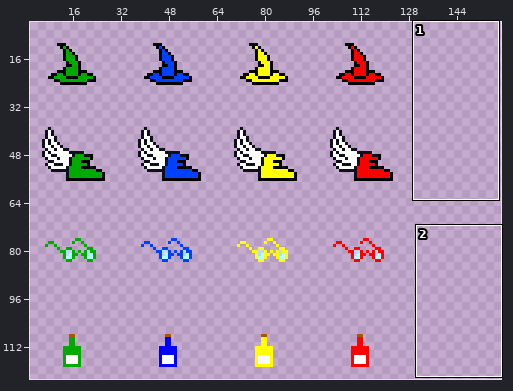
One commit to this sprite sheet: public/asset/Objets/morceaux.png. Above: a wide view before the commit, with the close-up outlined.
Close-up. The starting point:
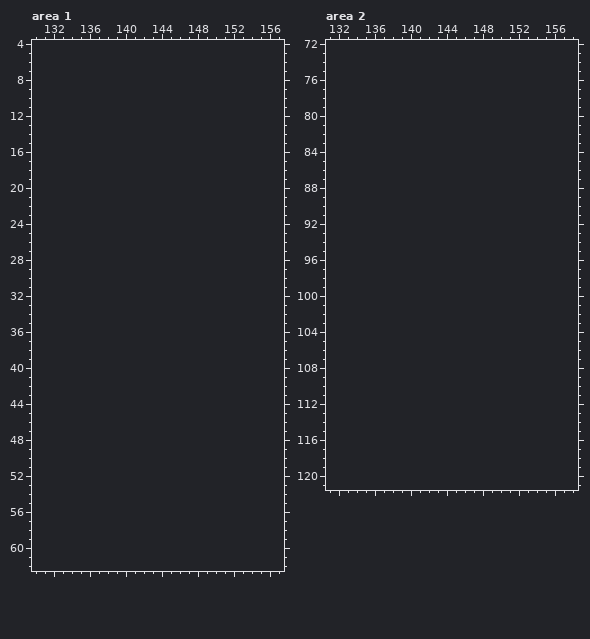
The file is 128x128 pixels. Shown: area 1: x 130..157, y 4..62; area 2: x 131..158, y 72..121. The old version is drawn lined up with the new one, on the new canvas. The wide view leaves out empty margins.
Palette (. is transparent): 
The result:
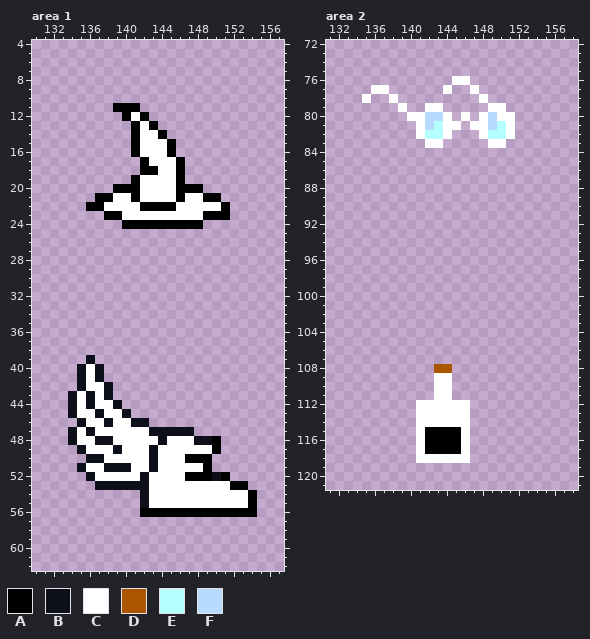
Colours new in this view: A #000000  B #0d0f1a  C #ffffff  D #aa5500  E #b6ffff  F #b6dbff
Diff:
canvas 128x128 -> 160x128
Changed rows in their new state; - is an unchanged pixel.
Area 1:
first column x 136:
11 ---AAA----------
12 ----ACA---------
13 -----ACA--------
14 -----ACCA-------
15 -----ACCCA------
16 -----ACCCA------
17 ------ACCCA-----
18 ------AACCA-----
19 -----ACCCCA-----
20 ---AAACCCCAAA---
21 -AACCACCCCACCAA-
22 AACCCCAAAACCCCCA
23 --AACCCCCCCCCAAA
24 ----AAAAAAAAA---
first column x 134:
39 --B------------------
40 -BCB-----------------
41 -BCB-----------------
42 -BCCB----------------
43 BCBCB----------------
44 BCBCCB---------------
45 BCCBCCB--------------
46 -BCCBCCBB------------
47 BCBCCCCCCBBBBB-------
48 BCCBBCCCCCBCCCBBA----
49 -BCCCBCCCBCCCCCCA----
50 --BBCCCCCBCCCAAA-----
51 -BCCBBBCCBCCCCCA-----
52 --BCCCCCBCCCCAAABA---
53 ---BBBBBBCCCCCCCCCAA-
54 --------BCCCCCCCCCCCA
55 --------BCCCCCCCCCCCA
56 --------AAAAAAAAAAAAA
Area 2:
first column x 135:
 76 ----------CC-----
 77 -CC------C--C----
 78 C--C---------C---
 79 ----C--CC-----CC-
 80 -----CCFFC-C-CFCC
 81 ------CFECC-CCFEC
 82 ------CEEC---CEEC
 83 -------CC-----CC-
first column x 141:
108 --DD--
109 --CC--
110 --CC--
111 --CC--
112 CCCCCC
113 CCCCCC
114 CCCCCC
115 CAAAAC
116 CAAAAC
117 CAAAAC
118 CCCCCC
Changed places in both close-ups, as pixel boxes (x1, y1, x2, y2):
added: (86, 103, 230, 229)
added: (68, 355, 257, 517)
added: (362, 76, 515, 148)
added: (416, 364, 470, 463)
